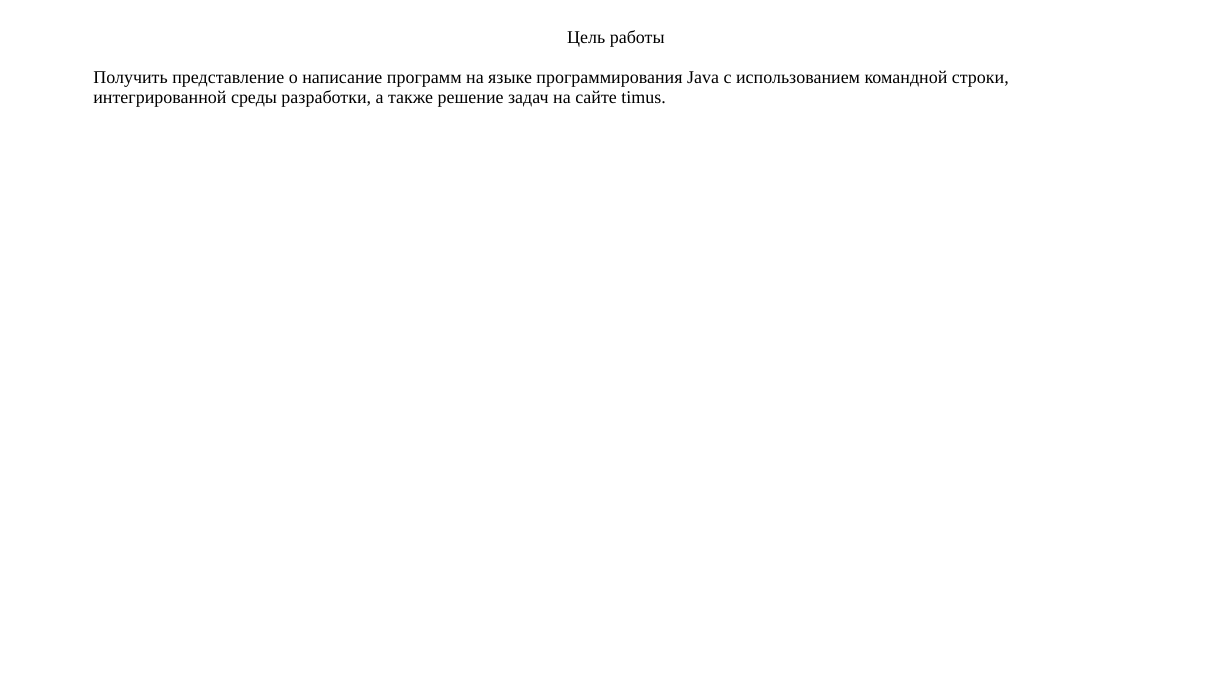
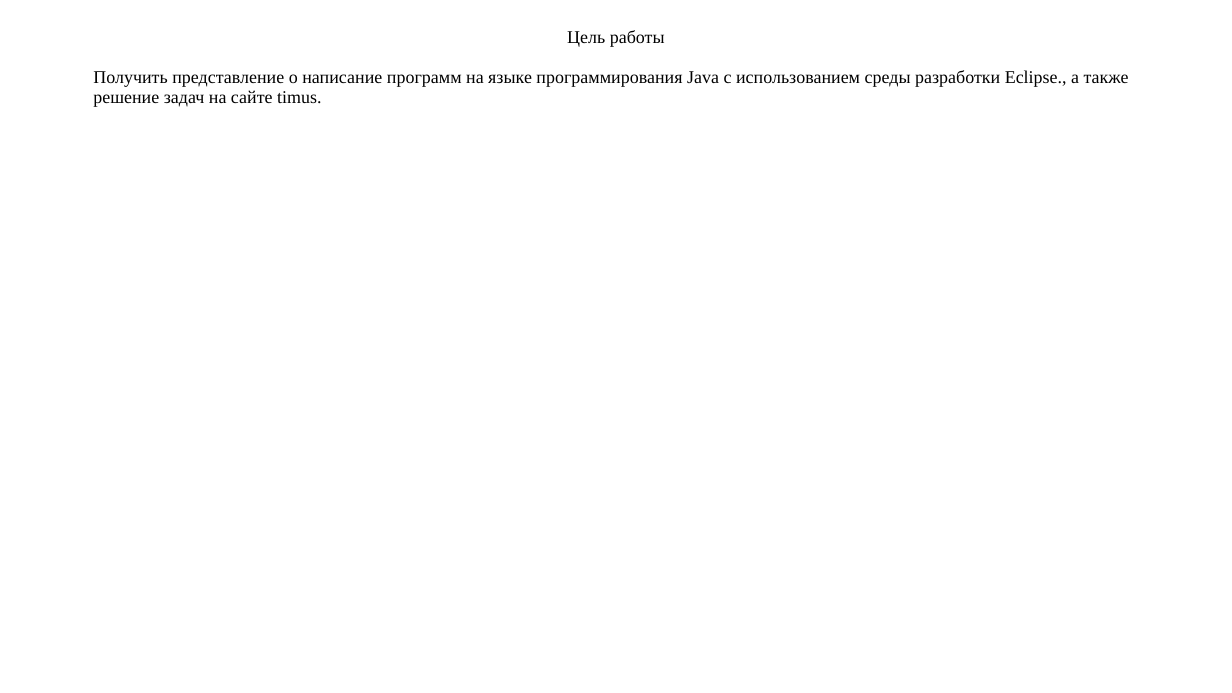
Before and after one commit to Vladnwx/Learn2023-2024, a slide deck: slide 2 of src/lr2/РИЗ-130916у Савельев В.Н. Отчет о выполнении ЛР2.pptx. Drawn at 1232x693 pixels with LibreOffice and Linux fonts; fonts in the diff are those of the drawing. Boxes give left, top, right and bottom in pixels: in the first picture for what was removed or moved away, otherwise in the second. Text is boxed around its words. In the diff, an @@ line names an element or a change of style, - is before the commit and + after.

Commit message:
timus

```diff
--- a/src/lr2/РИЗ-130916у Савельев В.Н. Отчет о выполнении ЛР2.pptx
+++ b/src/lr2/РИЗ-130916у Савельев В.Н. Отчет о выполнении ЛР2.pptx
@@ text at (93, 70, 1129, 107): text changed @@
-Получить представление о написание программ на языке программирования Java с использованием командной строки, интегрированной среды разработки, а также решение задач на сайте timus.
+Получить представление о написание программ на языке программирования Java с использованием среды разработки Eclipse., а также решение задач на сайте timus.
```
Also in this commit, not shown: 6 other slides changed, 5 slides added, 13 slides removed, 5 other files.
